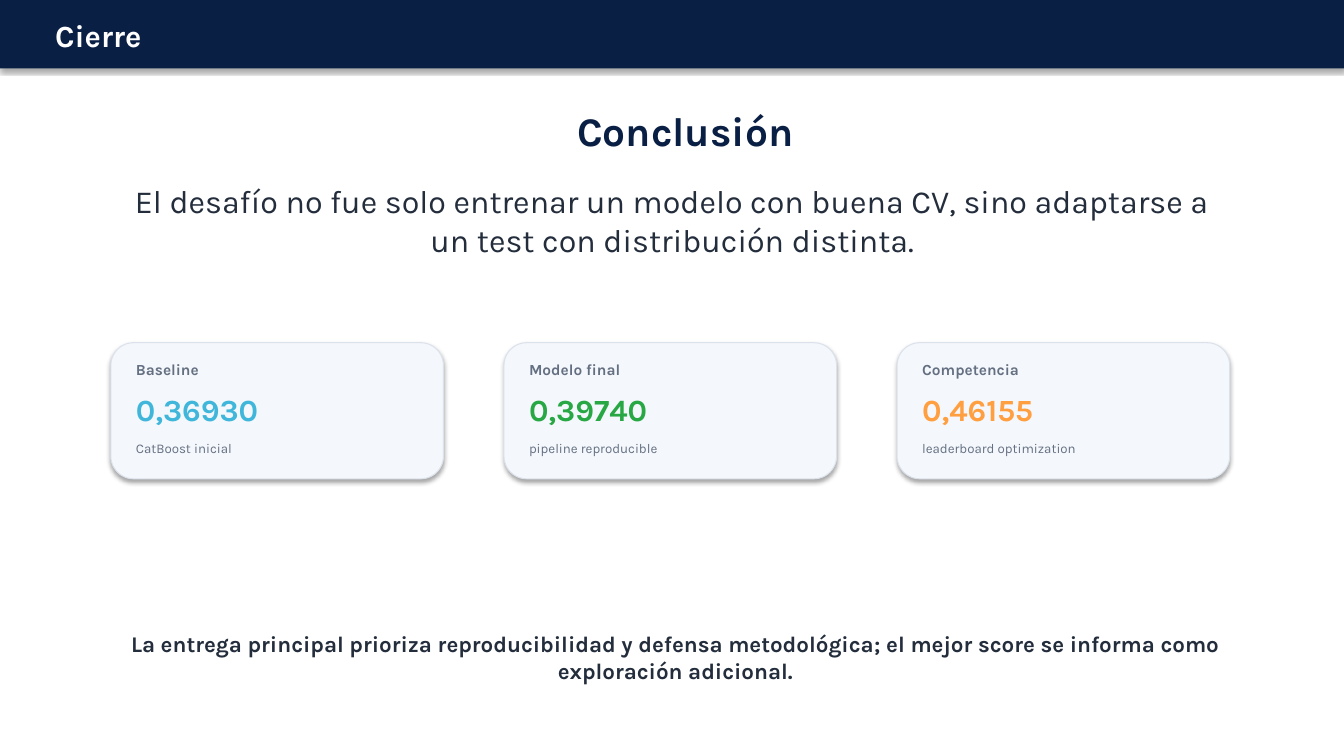
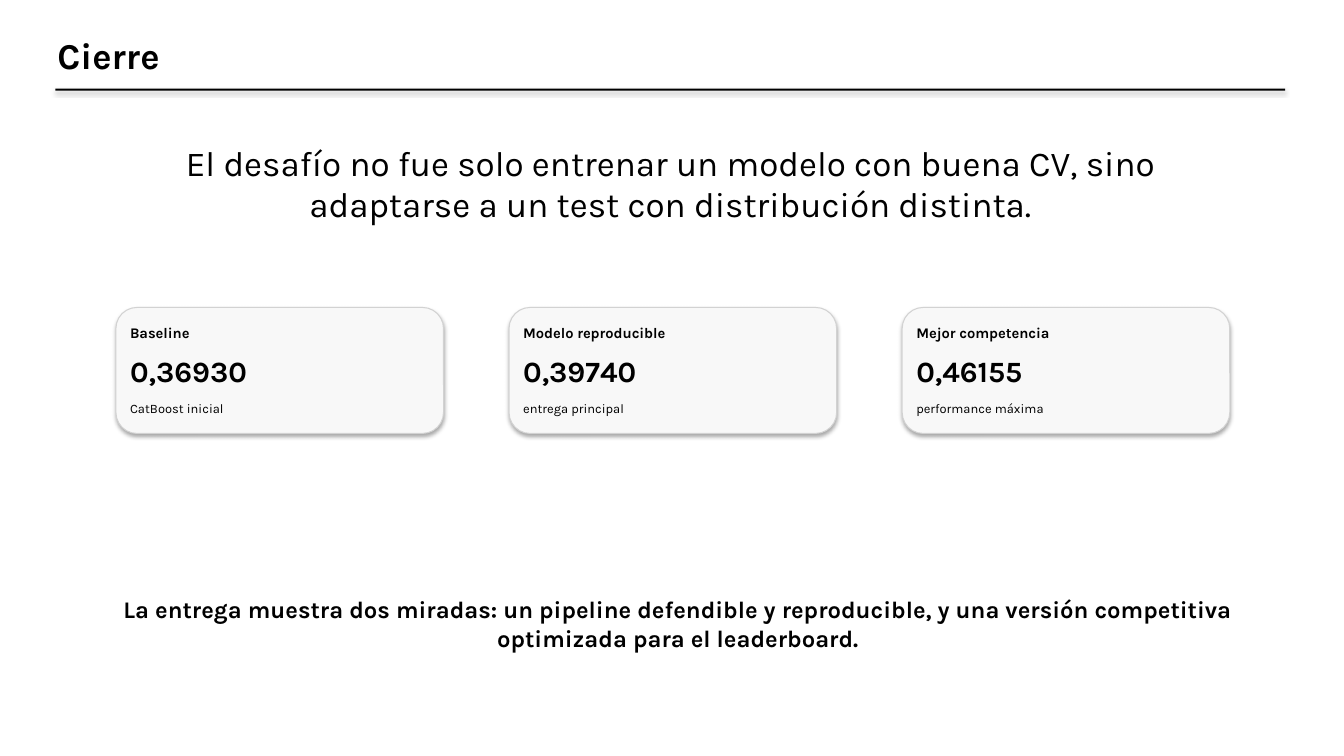
Before and after one commit to matigold22/TP3_Predictiva_Kaggle, a slide deck: slide 9 of presentacion/PRESENTACION_MODELOS_FINAL.pptx (slide 10 before the commit). Drawn at 1344x756 pixels with LibreOffice and Linux fonts; fonts in the diff are those of the drawing. Boxes give left, top, right and bottom in pixels: in the first picture for what was removed or moved away, otherwise in the second. Text is boxed around its words. In the diff, an @@ line names an element or a change of style, - is before the commit and + after.

Commit message:
Rearmar presentacion con layout limpio

```diff
--- a/presentacion/PRESENTACION_MODELOS_FINAL.pptx
+++ b/presentacion/PRESENTACION_MODELOS_FINAL.pptx
@@ text "Cierre": place and size @@
-text "Cierre" at <box>55,25,141,48</box>
+text "Cierre" at <box>57,43,159,70</box>
@@ text "Cierre" at <box>57,43,159,70</box>: size 22 to 26 pt, text colour #FFFFFF to #000000 @@
@@ rectangle: place and size @@
-rectangle at <box>0,0,1344,69</box>
+rectangle at <box>55,89,1286,91</box>
@@ rectangle at <box>55,89,1286,91</box>: fill #0A1F44 to #000000 @@
@@ text removed at <box>577,114,793,147</box> @@
-Conclusión
@@ text "El desafío no fue solo ...": place and size @@
-text "El desafío no fue solo ..." at <box>135,188,1208,253</box>
+text "El desafío no fue solo ..." at <box>186,149,1155,226</box>
@@ text "El desafío no fue solo ..." at <box>186,149,1155,226</box>: size 23 to 25 pt, text colour #232D3C to #000000 @@
@@ rounded rectangle: place and size @@
-rounded rectangle at <box>111,343,444,479</box>
+rounded rectangle at <box>116,308,444,434</box>
@@ text "Baseline": place and size @@
-text "Baseline" at <box>136,364,199,375</box>
+text "Baseline" at <box>130,327,190,338</box>
@@ text "Baseline" at <box>130,327,190,338</box>: size 11 to 10.5 pt, text colour #647082 to #000000 @@
@@ fill #F4F7FB to #F8F8F8; outline #DCE2EC 0.75 pt to #D2D2D2 0.75 pt in 3 elements at <box>902,308,1230,434</box>, <box>116,308,444,434</box>, <box>509,308,837,434</box> @@
@@ rounded rectangle: place and size @@
-rounded rectangle at <box>504,343,837,479</box>
+rounded rectangle at <box>509,308,837,434</box>
@@ text at <box>523,327,665,342</box>: text changed; size 11 to 10.5 pt; text colour #647082 to #000000 @@
-Modelo final
+Modelo reproducible
@@ rounded rectangle: place and size @@
-rounded rectangle at <box>897,343,1230,479</box>
+rounded rectangle at <box>902,308,1230,434</box>
@@ text at <box>916,327,1049,342</box>: text changed; size 11 to 10.5 pt; text colour #647082 to #000000 @@
-Competencia
+Mejor competencia
@@ text "0,36930" at <box>130,362,247,386</box>: size 22 to 21 pt, text colour #40B7DA to #000000 @@
@@ text "0,39740" at <box>523,362,636,386</box>: size 22 to 21 pt, text colour #28A745 to #000000 @@
@@ text "0,46155" at <box>916,362,1022,386</box>: size 22 to 21 pt, text colour #FF9F40 to #000000 @@
@@ 4 texts: place and size @@
-4 texts at <box>136,400,1033,453</box>
+4 texts at <box>130,362,1022,413</box>
@@ text "CatBoost inicial" at <box>130,404,224,413</box>: size 9.5 to 9.2 pt, text colour #647082 to #000000 @@
@@ text added at <box>523,404,624,416</box>, 9.2 pt, text #000000 @@
+entrega principal
@@ text added at <box>916,403,1044,416</box>, 9.2 pt, text #000000 @@
+performance máxima
@@ text removed at <box>529,444,657,456</box> @@
-pipeline reproducible
@@ text removed at <box>922,444,1076,456</box> @@
-leaderboard optimization
@@ text added at <box>123,599,1232,652</box>, 17 pt, text #000000, bold @@
+La entrega muestra dos miradas: un pipeline defendible y reproducible, y una versión competitiva optimizada para el leaderboard.
@@ text removed at <box>131,634,1219,685</box> @@
-La entrega principal prioriza reproducibilidad y defensa metodológica; el mejor score se informa como exploración adicional.
```
Also in this commit, not shown: 5 other slides changed, 3 slides added, 4 slides removed.
